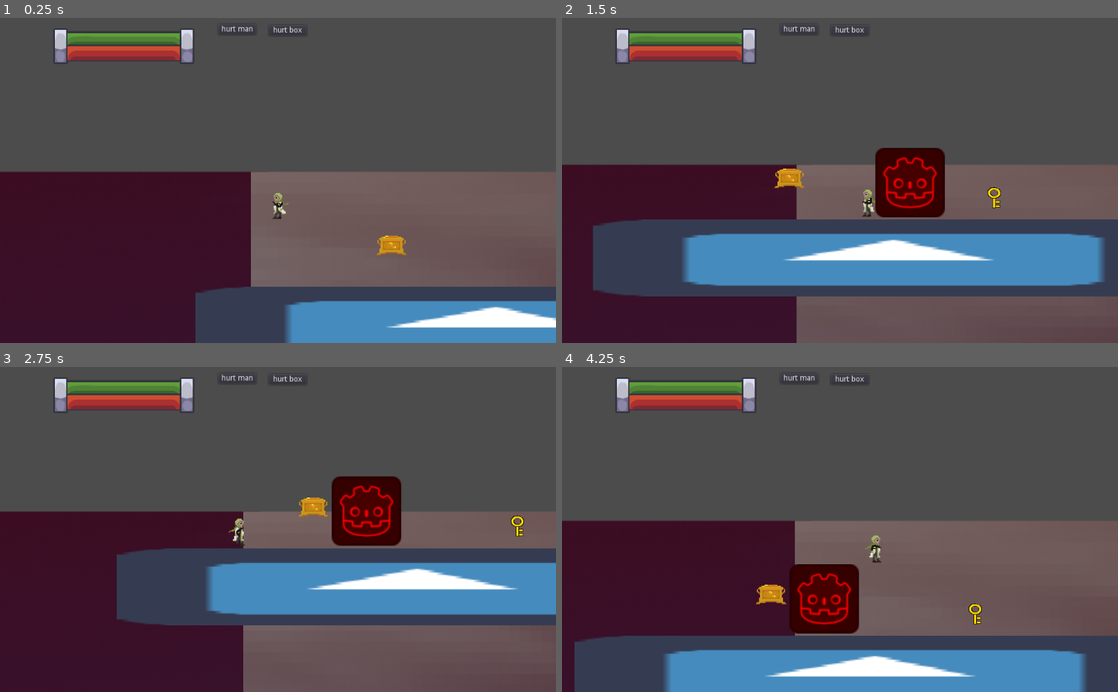
Above: before the commit, frames 1-4 (two rows, left to right).
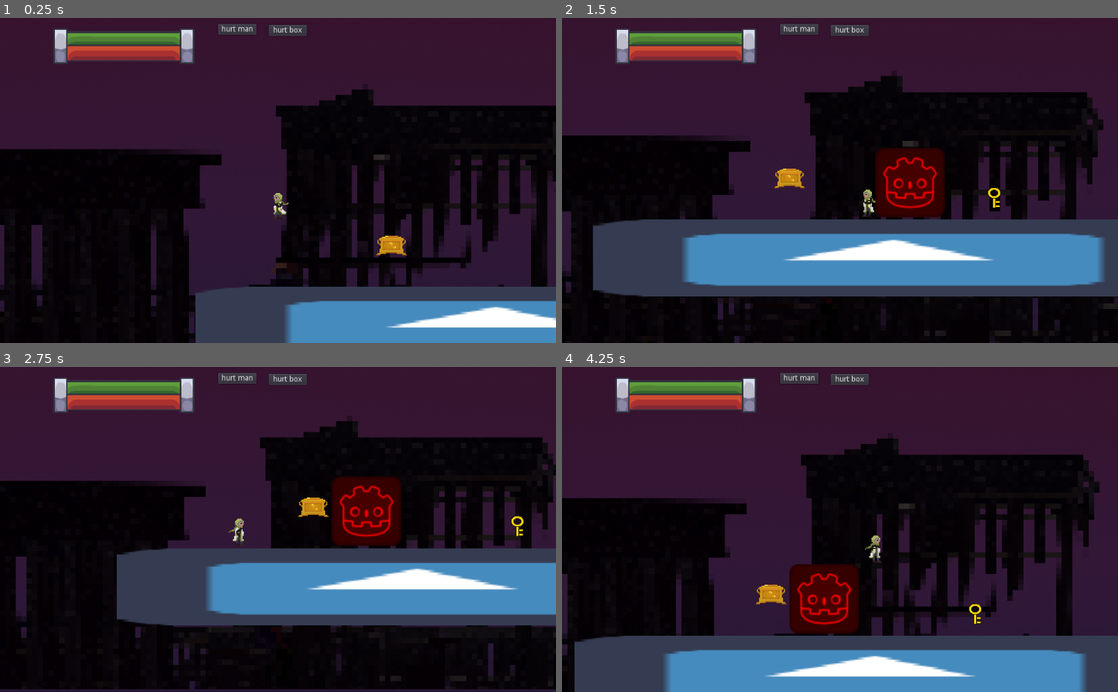
Above: after the commit, the same moments.

Repository: LaurenceTimothyMGarcia/Halloween-Game-Jam-2021
Game: Godot game, scene res://Assets/Scenes/PlayerTester.tscn
The game is run twice, just before and just after one commit, with the same random seed, the same clock (stepped at 60 frames per second) and the same inputs. The project has no main scene, so this scene is started directly. The engine's default icon, where the game draws it, is replaced by a stand-in: a white triangle on a blue panel in a dark square.
Inputs (mouse positions are in pixels of both pictures, inside the frame that each line leads up to):
- Up to frame 1 (0.25 s): no input
- Up to frame 2 (1.5 s): move the mouse to (962, 164) at 0.52 s; hold D (move_right) from 0.53 s (still down); right-click (962, 164) at 0.6 s; tap Space (jump) at 0.77 s; move the mouse to (728, 196) at 1.27 s; click (728, 196) at 1.35 s
- Up to frame 3 (2.75 s): tap Space (jump) at 1.52 s; move the mouse to (333, 458) at 2.02 s; release D (move_right) at 2.03 s; hold A (move_left) from 2.03 s (still down); right-click (333, 458) at 2.1 s
- Up to frame 4 (4.25 s): move the mouse to (812, 594) at 2.77 s; release A (move_left) at 2.78 s; hold D (move_right) from 2.78 s (still down); click (812, 594) at 2.85 s; tap Space (jump) at 3.02, 3.77 s; move the mouse to (1006, 578) at 3.52 s; right-click (1006, 578) at 3.6 s

The runs differ from the first frame. In frame 1, 81% of the frame differs, in the area x 0-100%, y 0-100%; in frame 2, 69%; in frame 3, 74%; in frame 4, 72%.

Commit message:
Updated Parallax
Updated Background

Diff:
--- a/Assets/Scenes/Player.tscn
+++ b/Assets/Scenes/Player.tscn
@@ -168,18 +168,22 @@
 [node name="ParallaxBackground" type="ParallaxBackground" parent="."]
 
 [node name="ParallaxLayer" type="ParallaxLayer" parent="ParallaxBackground"]
-motion_scale = Vector2( 0.1, 0.1 )
-motion_mirroring = Vector2( 1900, 0 )
+motion_scale = Vector2( 0.3, 0.3 )
+motion_offset = Vector2( 0, -300 )
+motion_mirroring = Vector2( 1430, 0 )
 
 [node name="Skylines Sky" type="Sprite" parent="ParallaxBackground/ParallaxLayer"]
+scale = Vector2( 0.75, 0.75 )
 texture = ExtResource( 4 )
 centered = false
 
 [node name="ParallaxLayer2" type="ParallaxLayer" parent="ParallaxBackground"]
-motion_scale = Vector2( 0, 0.2 )
-motion_mirroring = Vector2( 1900, 0 )
+motion_scale = Vector2( 0.2, 0.2 )
+motion_offset = Vector2( 0, -350 )
+motion_mirroring = Vector2( 950, 0 )
 
 [node name="Skylines Buildings" type="Sprite" parent="ParallaxBackground/ParallaxLayer2"]
+scale = Vector2( 0.5, 0.5 )
 texture = ExtResource( 5 )
 centered = false
 
Not shown: 3 places in Assets/Scenes/Player.tscn that only renumber resources
Binary file changed: Assets/Sprites/Skylines Buildings.png
Binary file changed: Assets/Sprites/Skylines Sky.png
